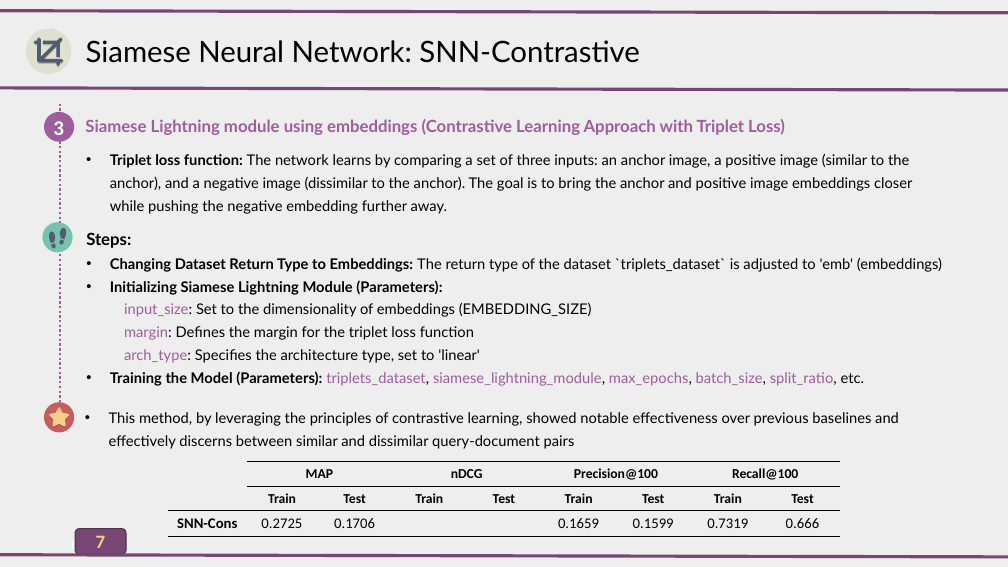
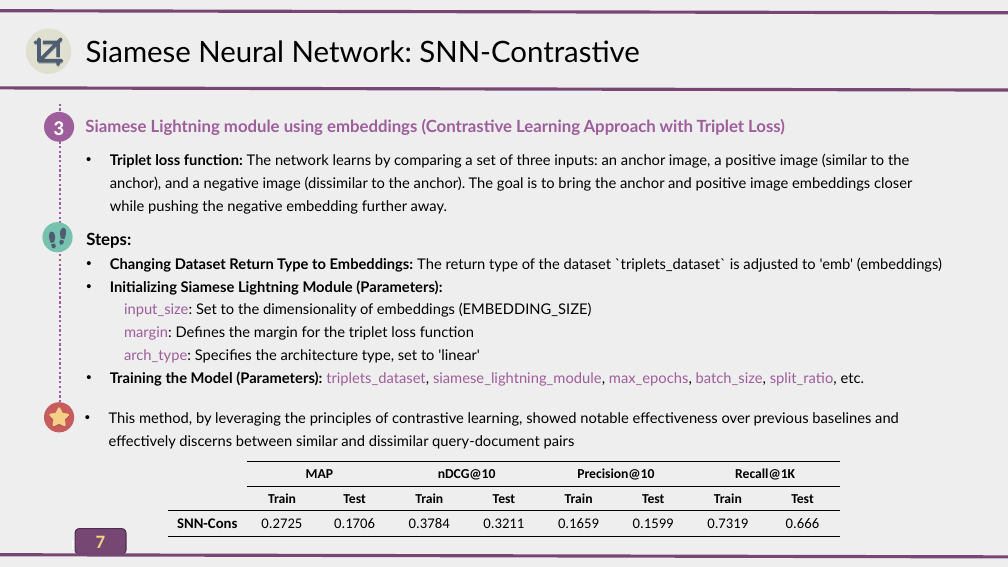
Before and after one commit to AlirezaAccelerates/IR_DSI_project, a slide deck: slide 7 of D/[P] Information Retrieval Project.pptx. Drawn at 1008x567 pixels with LibreOffice and Linux fonts; fonts in the diff are those of the drawing. Boxes give left, top, right and bottom in pixels: in the first picture for what was removed or moved away, otherwise in the second. Text is boxed around its words. In the diff, an @@ line names an element or a change of style, - is before the commit and + after.

```diff
--- a/D/[P] Information Retrieval Project.pptx
+++ b/D/[P] Information Retrieval Project.pptx
@@ table at <box>168,462,841,536</box> @@
-row 1:  | MAP |  | nDCG |  | Precision@100 |  | Recall@100 | 
+row 1:  | MAP |  | nDCG@10 |  | Precision@10 |  | Recall@1K | 
-row 3, column 4: 
+row 3, column 4: 0.3784
-row 3, column 5: 
+row 3, column 5: 0.3211
```
Also in this commit, not shown: 8 other slides changed, 1 other file.
